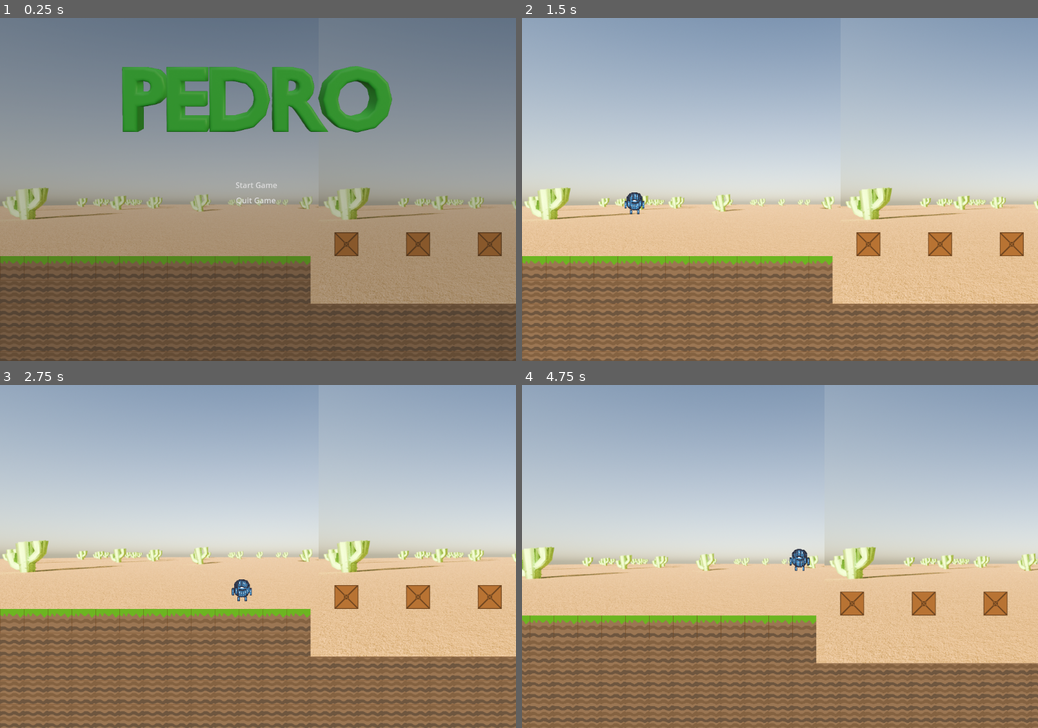
Above: before the commit, frames 1-4 (two rows, left to right).
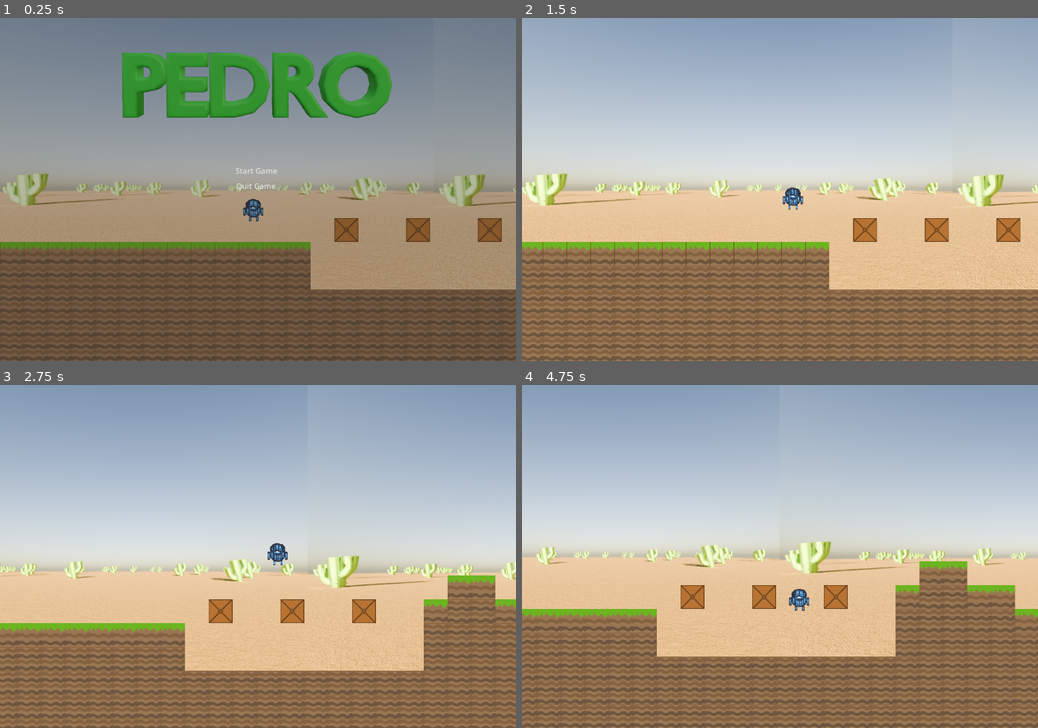
Above: after the commit, the same moments.

Repository: Burns3y/Pedro
Game: Godot game, scene res://scenes/levels/level 1.tscn
Same seed, same stepped clock (60 frames per second), same inputs: the game is played once before the commit and once after it. The engine's default icon, where the game draws it, is replaced by a stand-in: a white triangle on a blue panel in a dark square.
Inputs:
- Up to frame 1 (0.25 s): no input
- Up to frame 2 (1.5 s): click "Start Game" at 0.5 s; hold Right (right) from 1.28 s (still down); tap W (jump) at 1.35 s
- Up to frame 3 (2.75 s): keep holding Right (right); tap W (jump) at 1.52, 1.82, 2.1, 2.27, 2.57 s
- Up to frame 4 (4.75 s): release Right (right) at 2.78 s; hold Left (left) 2.78-3.53 s; tap W (jump) at 2.85, 3.6, 3.77, 4.07, 4.35, 4.52 s; hold Right (right) from 3.53 s (still down)

The runs differ from the first frame. In frame 1, 24% of the frame differs, in the area x 0-100%, y 9-100%; in frame 2, 21%; in frame 3, 26%, in the area x 0-100%, y 45-100%; in frame 4, 22%.

Commit message:
changing pedro physics (gravity)

Diff:
--- a/scenes/levels/Start Screen/start_screen.tscn
+++ b/scenes/levels/Start Screen/start_screen.tscn
@@ -10,8 +10,8 @@
 self_modulate = Color(1, 1, 1, 0.501961)
 offset_left = -42.0
 offset_top = -63.0
-offset_right = 1129.0
-offset_bottom = 748.0
+offset_right = 2440.0
+offset_bottom = 1519.0
 
 [node name="start_button" type="Button" parent="."]
 offset_left = 493.0
--- a/scenes/levels/level 1.tscn
+++ b/scenes/levels/level 1.tscn
@@ -393,7 +393,7 @@
 texture = ExtResource("1_u5ag3")
 
 [node name="PedroBg4" type="Sprite2D" parent="Backgrounds/DesertBackground"]
-position = Vector2(1124, 319)
+position = Vector2(1365, 321)
 scale = Vector2(0.829897, 0.829897)
 texture = ExtResource("1_u5ag3")
 
@@ -443,7 +443,7 @@
 layer_0/tile_data = PackedInt32Array(655360, 65537, 0, 720896, 1, 1, 786432, 1, 1, 786433, 1, 1, 720897, 1, 1, 655361,  …(25555 unchanged characters)…
 
 [node name="Pedro" parent="." instance=ExtResource("4_josbn")]
-position = Vector2(191, -49)
+position = Vector2(529, 430)
 scale = Vector2(1.15731, 0.907039)
 
 [node name="Enemies" type="Node2D" parent="."]
--- a/scenes/player/pedro.gd
+++ b/scenes/player/pedro.gd
@@ -2,7 +2,7 @@
 
 
 var SPEED = 13000
-var JUMP_VELOCITY: int = -27500
+const JUMP_VELOCITY = -600
 var started: bool = false
 
 # Get the gravity from the project settings to be synced with RigidBody nodes.
@@ -16,11 +16,11 @@
 	if started == true:
 		# Add the gravity.
 		if not is_on_floor():
-			velocity.y += gravity * delta
+			velocity.y += gravity * delta + 10
 
 		# Handle jump.
 		if Input.is_action_just_pressed("jump") and is_on_floor():
-			velocity.y = JUMP_VELOCITY * delta
+			velocity.y = JUMP_VELOCITY
 
 		# Wall jump
 		elif Input.is_action_just_pressed("jump") and is_on_wall_only() and velocity.y >= -200 and position.x >= 5500:
